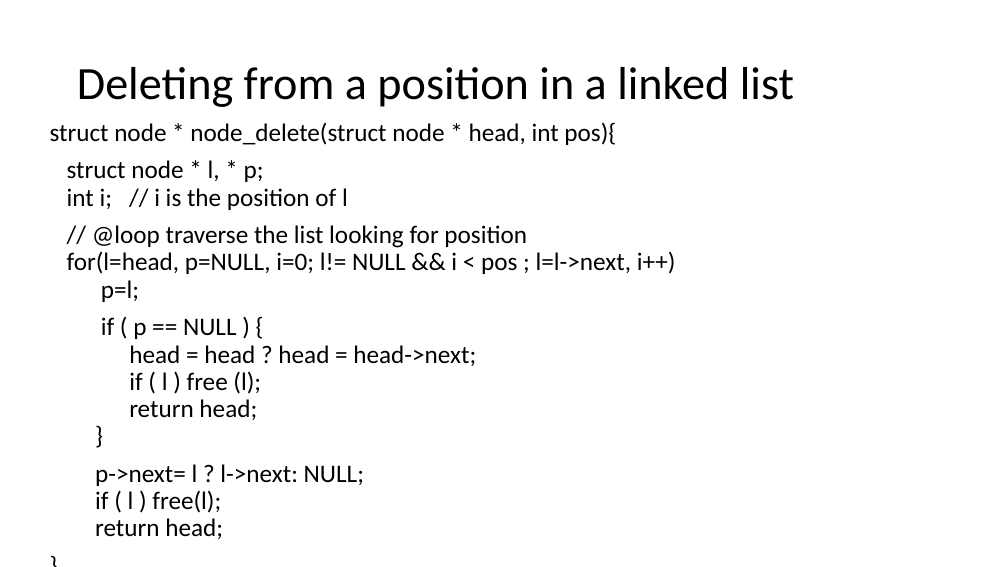
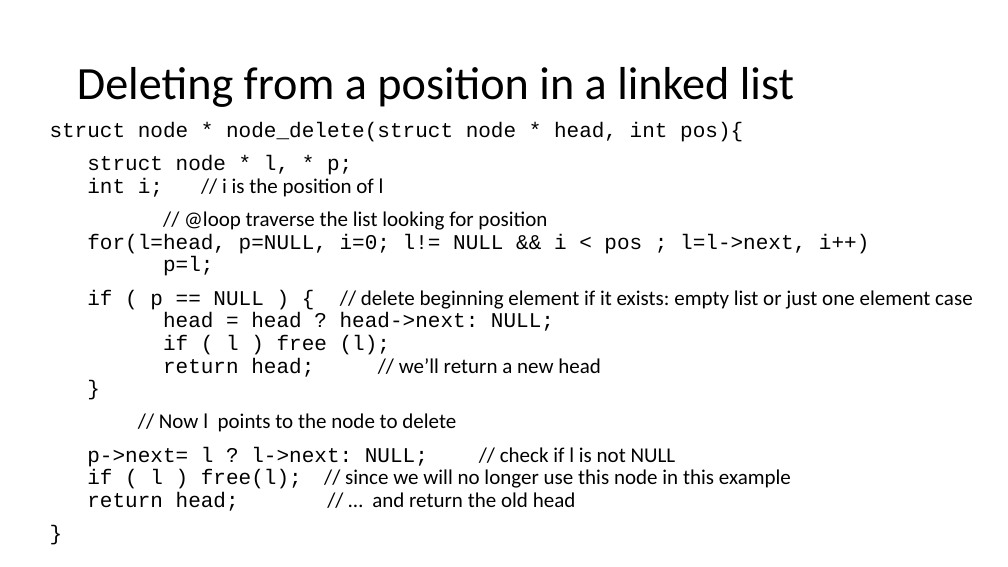
Before and after one commit to rbadrinath/FCP, a slide deck: slide 9 of slides/14-LinkedLists.pptx. Drawn at 1008x567 pixels with LibreOffice and Linux fonts; fonts in the diff are those of the drawing. Boxes give left, top, right and bottom in pixels: in the first picture for what was removed or moved away, otherwise in the second. Text is boxed around its words. In the diff, an @@ line names an element or a change of style, - is before the commit and + after.

```diff
--- a/slides/14-LinkedLists.pptx
+++ b/slides/14-LinkedLists.pptx
@@ text at [50,122,869,276]: size 24 to 20 pt in "struct node * node_delete(struct node * head, ...", "struct node * l, * p; int ...", "// @loop traverse the list looking for ...", "}"; font Calibri to Courier New in "struct node * node_delete(struct node * head, ...", "struct node * l, * p; int ...", "for(l=head, p=NULL, i=0; l!= NULL && i ...", "}" @@
@@ text at [87,290,973,511]: text changed; size 24 to 20 pt @@
-if ( p == NULL ) {
-head = head ? head = head->next;
-if ( l ) free (l);
-return head;
-}
-p->next= l ? l->next: NULL;
-if ( l ) free(l);
-return head;
+if ( p == NULL ) { // delete beginning element if it exists: empty list or just one element case
+head = head ? head->next: NULL;
+if ( l ) free (l);
+return head; // we’ll return a new head
+}
+// Now l points to the node to delete
+p->next= l ? l->next: NULL; // check if l is not NULL
+if ( l ) free(l); // since we will no longer use this node in this example
+return head; // … and return the old head
```
Also in this commit, not shown: 5 other slides changed, 1 other file.
